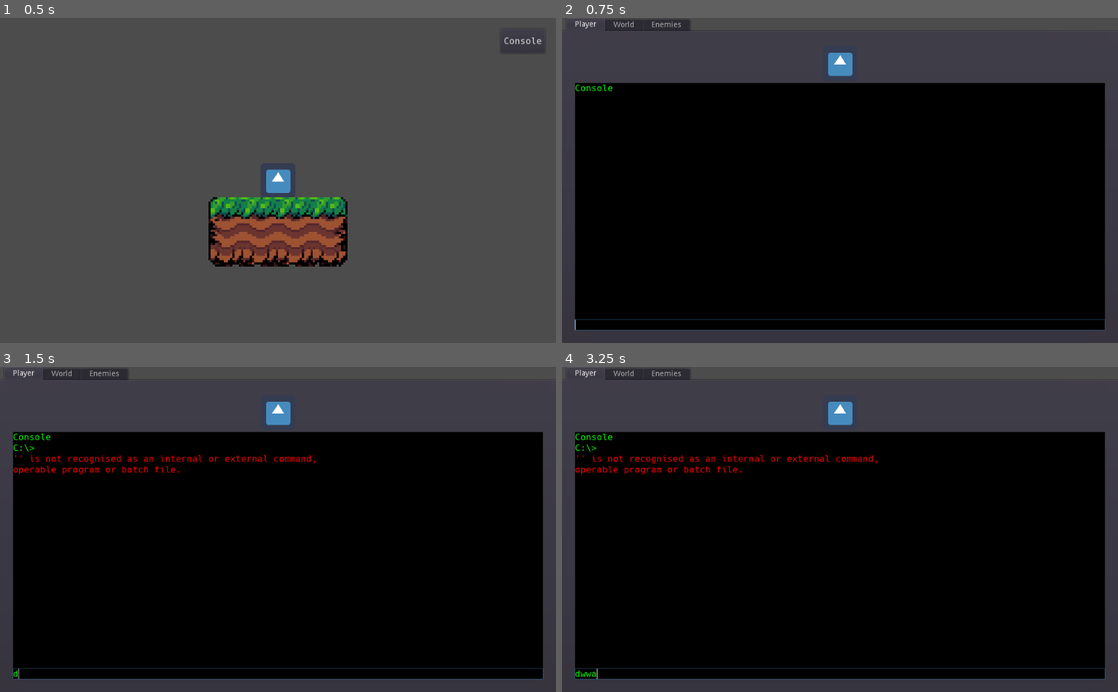
Above: before the commit, frames 1-4 (two rows, left to right).
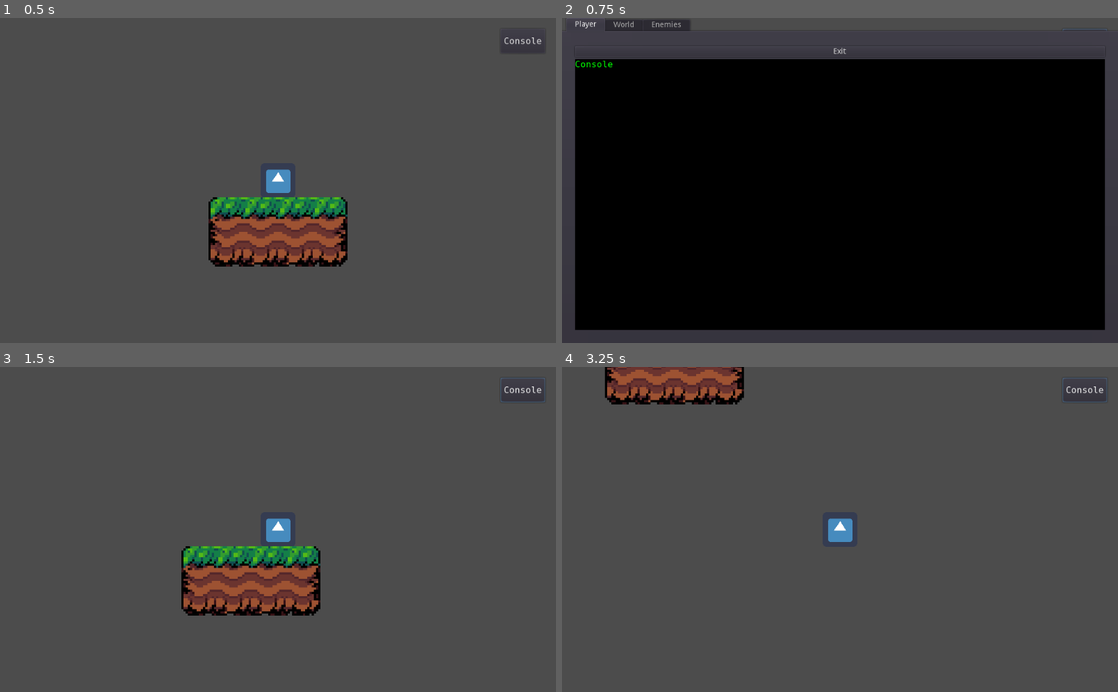
Above: after the commit, the same moments.

Repository: Tri-C-Games/CCC-Jam
Game: Godot game, scene res://World/Tutorial/Tutorial.tscn
Two runs of this game, one before a commit and one after it. Both use one fixed random seed, a clock stepped at 60 frames per second and the inputs below. The engine's default icon, where the game draws it, is replaced by a stand-in: a white triangle on a blue panel in a dark square.
Inputs:
- Up to frame 1 (0.5 s): no input
- Up to frame 2 (0.75 s): click "Console" at 0.5 s
- Up to frame 3 (1.5 s): tap Enter at 1.25 s; hold D (move_right) from 1.28 s (still down)
- Up to frame 4 (3.25 s): tap W (jump) at 1.52, 2.27 s; release D (move_right) at 2.78 s; hold A (move_left) from 2.78 s (still down)

Frame 1 is identical in both runs. In frame 2, 7.7% of the frame differs, in the area x 2-98%, y 3-97%; in frame 3, 73%; in frame 4, 76%, in the area x 2-98%, y 0-100%.

Commit message:
Moved the hacking GUI to the HUD and added an exit button.

Diff:
--- a/Player/Scripts/Player.gd
+++ b/Player/Scripts/Player.gd
@@ -27,10 +27,6 @@
 	if Input.is_action_pressed("jump"):
 		jump_pressed = true
 
-	# UI
-	if Input.is_action_just_pressed("open console"):
-		$HUD.open_console()
-
 func movement(delta):
 	velocity.y += gravity * delta
 
--- a/UI/HUD/HUD.gd
+++ b/UI/HUD/HUD.gd
@@ -1,5 +1,13 @@
 extends CanvasLayer
 
-func open_console():
-	if get_tree().change_scene("res://UI/Hacking/Hacking GUI.tscn") != OK:
-		print_debug("An error occured while attempting to open the console.")
+func _ready():
+	$"Hacking GUI".visible = false
+
+func _input(event):
+	if Input.is_action_just_pressed("open_console"):
+		toggle_console()
+
+func toggle_console():
+	$"Hacking GUI".visible = not $"Hacking GUI".visible
+	var tree = get_tree()
+	tree.paused = not tree.paused
--- a/UI/HUD/HUD.tscn
+++ b/UI/HUD/HUD.tscn
@@ -1,9 +1,11 @@
-[gd_scene load_steps=3 format=2]
+[gd_scene load_steps=4 format=2]
 
 [ext_resource path="res://UI/Hacking/Console Theme.tres" type="Theme" id=1]
 [ext_resource path="res://UI/HUD/HUD.gd" type="Script" id=2]
+[ext_resource path="res://UI/Hacking/Hacking GUI.tscn" type="PackedScene" id=3]
 
 [node name="HUD" type="CanvasLayer"]
+pause_mode = 2
 script = ExtResource( 2 )
 
 [node name="MarginContainer" type="MarginContainer" parent="."]
@@ -30,4 +32,7 @@
 __meta__ = {
 "_edit_use_anchors_": false
 }
-[connection signal="pressed" from="MarginContainer/Button" to="." method="open_console"]
+
+[node name="Hacking GUI" parent="." instance=ExtResource( 3 )]
+[connection signal="pressed" from="MarginContainer/Button" to="." method="toggle_console"]
+[connection signal="exit_pressed" from="Hacking GUI" to="." method="toggle_console"]
--- a/UI/Hacking/Hacking GUI.gd
+++ b/UI/Hacking/Hacking GUI.gd
@@ -1,7 +1,9 @@
 extends Control
 
+signal exit_pressed
+
 onready var console = get_node("TabContainer/Player/MarginContainer/VBoxContainer/Console")
-onready var player = preload("res://Player/Scenes/Player.tscn").instance()
+#onready var player = preload("res://Player/Scenes/Player.tscn").instance()
 var success_text = "The \"%s\" command has been used successfully."
 var error_text = "\'%s\' is not recognised as an internal or external command,\noperable program or batch file."
 
@@ -19,3 +21,6 @@
 		console.output_text(success_text % command, false)
 	else:
 		console.output_error(error_text % command)
+
+func _on_Exit_pressed():
+	emit_signal("exit_pressed")
--- a/UI/Hacking/Hacking GUI.tscn
+++ b/UI/Hacking/Hacking GUI.tscn
@@ -1,7 +1,6 @@
-[gd_scene load_steps=4 format=2]
+[gd_scene load_steps=3 format=2]
 
 [ext_resource path="res://UI/Hacking/Hacking GUI.gd" type="Script" id=1]
-[ext_resource path="res://icon.png" type="Texture" id=2]
 [ext_resource path="res://UI/Hacking/Console.tscn" type="PackedScene" id=3]
 
 [node name="Hacking GUI" type="Control"]
@@ -54,20 +53,15 @@
 margin_right = 996.0
 margin_bottom = 544.0
 
-[node name="CenterContainer" type="CenterContainer" parent="TabContainer/Player/MarginContainer/VBoxContainer"]
+[node name="Exit" type="Button" parent="TabContainer/Player/MarginContainer/VBoxContainer"]
 margin_right = 976.0
-margin_bottom = 64.0
-
-[node name="TextureRect" type="TextureRect" parent="TabContainer/Player/MarginContainer/VBoxContainer/CenterContainer"]
-margin_left = 456.0
-margin_right = 520.0
-margin_bottom = 64.0
-texture = ExtResource( 2 )
+margin_bottom = 20.0
+text = "Exit"
 
 [node name="Console" parent="TabContainer/Player/MarginContainer/VBoxContainer" instance=ExtResource( 3 )]
 anchor_right = 0.0
 anchor_bottom = 0.0
-margin_top = 68.0
+margin_top = 24.0
 margin_right = 976.0
 margin_bottom = 524.0
 
@@ -88,4 +82,5 @@
 margin_top = 32.0
 margin_right = -4.0
 margin_bottom = -4.0
+[connection signal="pressed" from="TabContainer/Player/MarginContainer/VBoxContainer/Exit" to="." method="_on_Exit_pressed"]
 [connection signal="command_entered" from="TabContainer/Player/MarginContainer/VBoxContainer/Console" to="." method="_on_Console_command_entered"]
Not shown: 2 places in UI/Hacking/Console.tscn that only renumber resources
